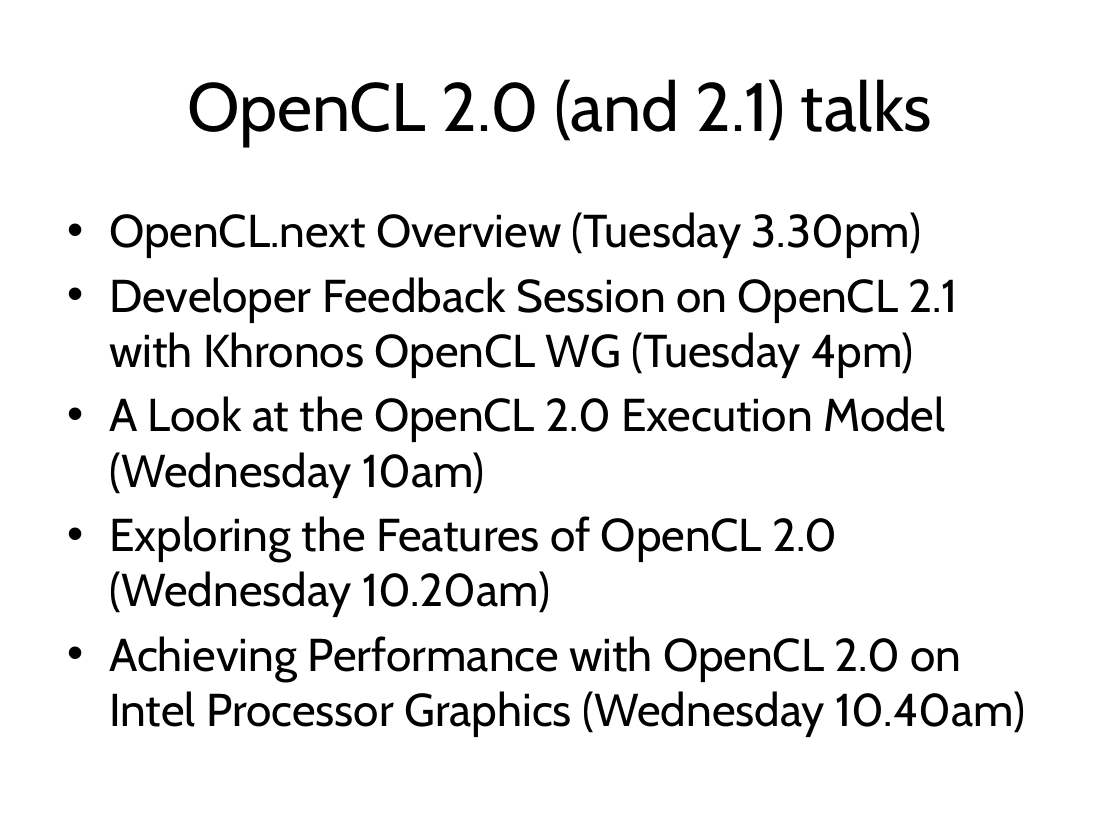
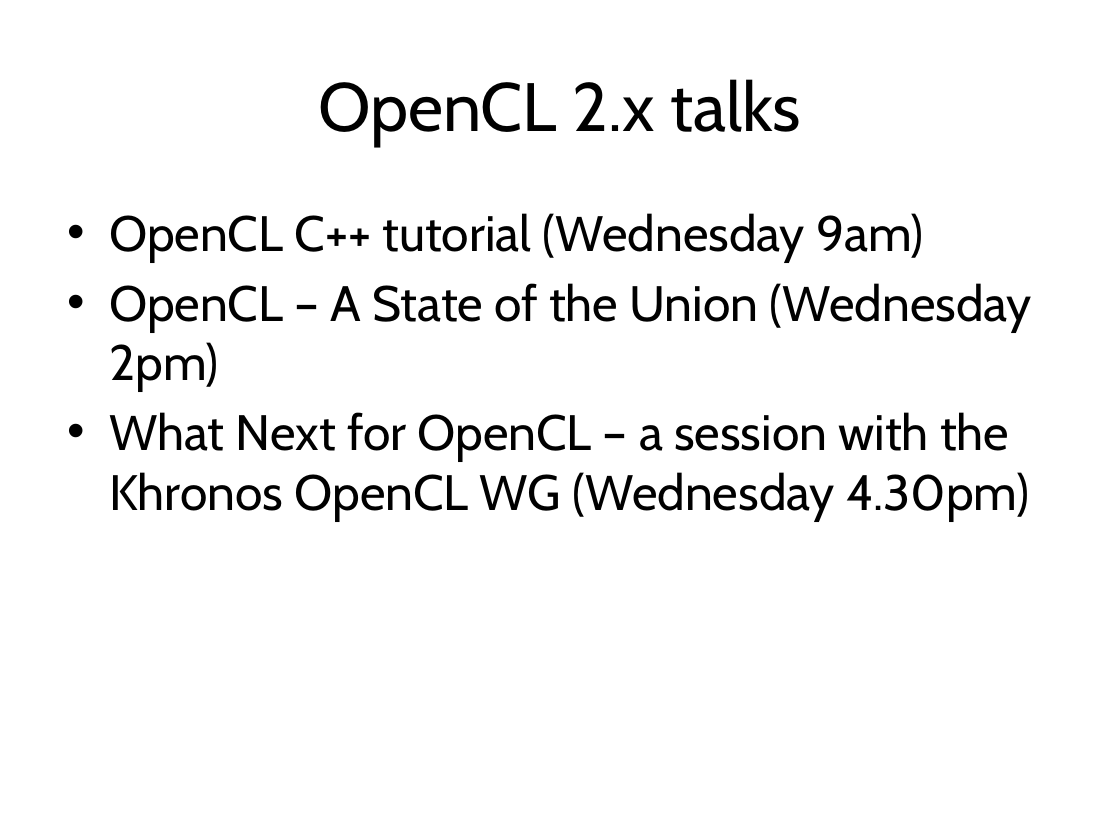
Before and after one commit to UoB-HPC/opencl-training-code, a slide deck: slide 4 of slides/advanced_outro.pptx (slide 3 before the commit). Drawn at 1120x840 pixels with LibreOffice and Linux fonts; fonts in the diff are those of the drawing. Boxes give left, top, right and bottom in pixels: in the first picture for what was removed or moved away, otherwise in the second. Text is boxed around its words. In the diff, an @@ line names an element or a change of style, - is before the commit and + after.

Commit message:
Updated outro for IWOCL 2016
Updated to OpenCL 2.1, SPIR-V, other relevant updates.

```diff
--- a/slides/advanced_outro.pptx
+++ b/slides/advanced_outro.pptx
@@ title at box(318, 79, 801, 146): text changed @@
-OpenCL 2.0 (and 2.1) talks
+OpenCL 2.x talks
@@ text at box(109, 213, 1032, 520): text changed; size 29.6 to 32 pt @@
-• OpenCL.next Overview (Tuesday 3.30pm)
-• Developer Feedback Session on OpenCL 2.1 with Khronos OpenCL WG (Tuesday 4pm)
-• A Look at the OpenCL 2.0 Execution Model (Wednesday 10am)
-• Exploring the Features of OpenCL 2.0 (Wednesday 10.20am)
-• Achieving Performance with OpenCL 2.0 on Intel Processor Graphics (Wednesday 10.40am)
+• OpenCL C++ tutorial (Wednesday 9am)
+• OpenCL – A State of the Union (Wednesday 2pm)
+• What Next for OpenCL – a session with the Khronos OpenCL WG (Wednesday 4.30pm)
```
Also in this commit, not shown: 8 other slides changed, 1 slide added, 1 slide removed.
